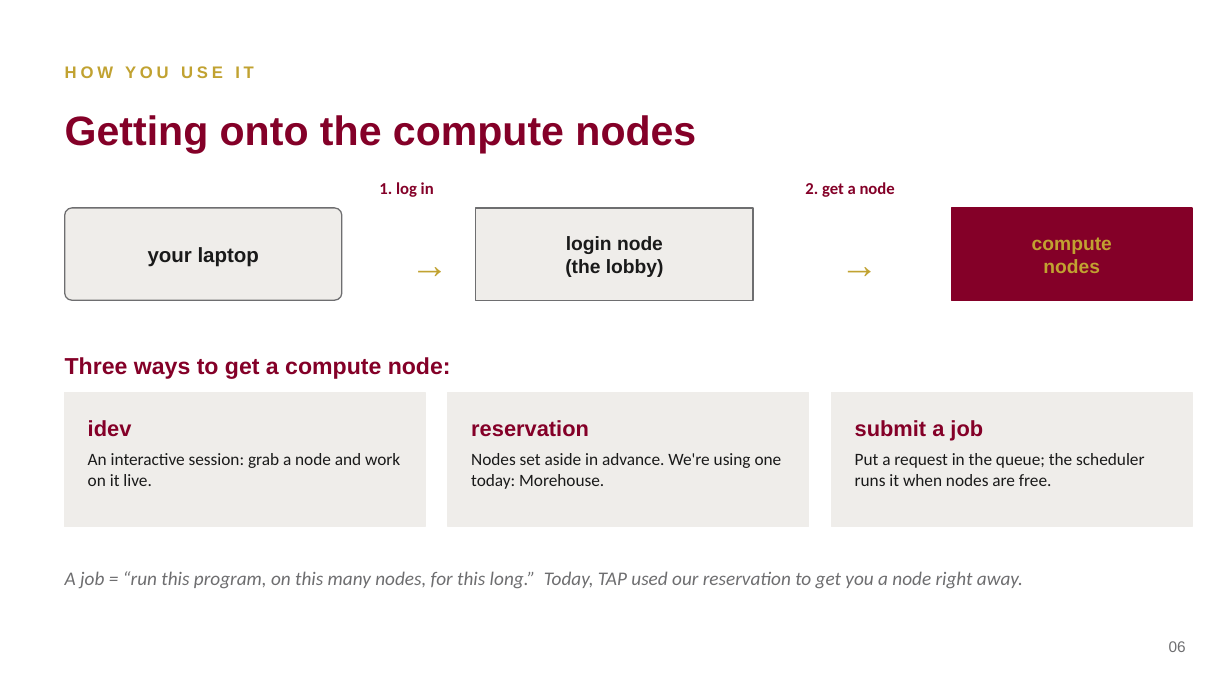
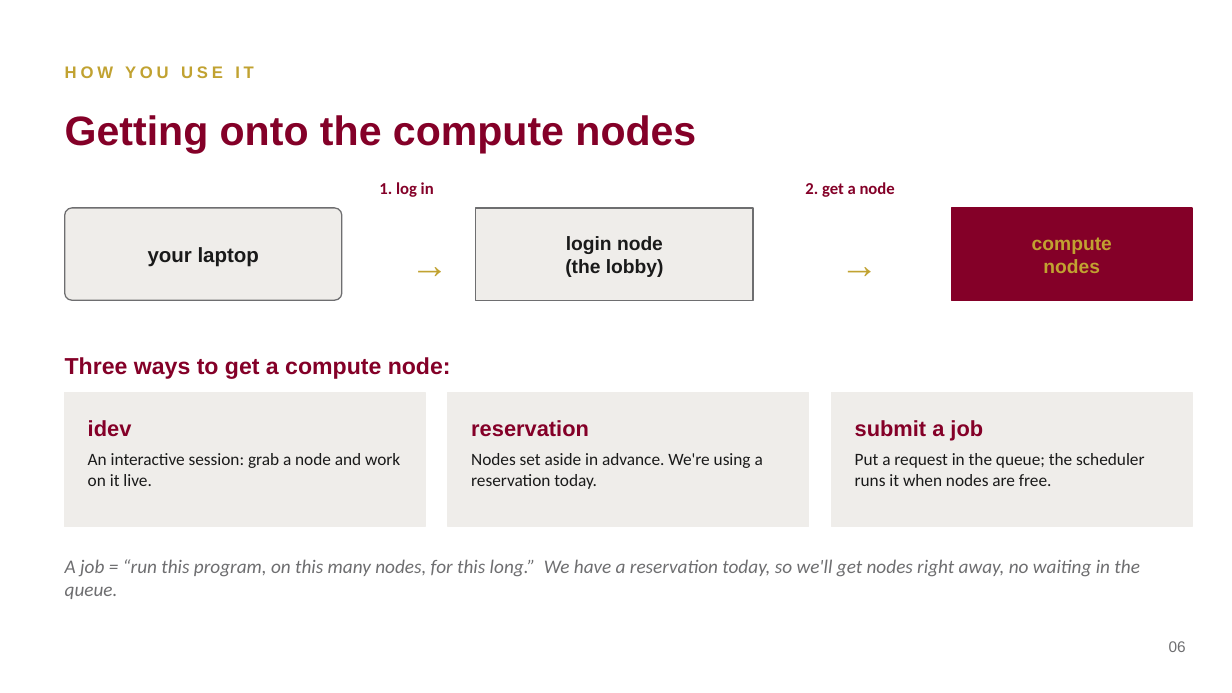
Before and after one commit to ashleyscruse/pfx-hpc, a slide deck: slide 6 of slides/pfx-hpc-slides.pptx. Drawn at 1232x693 pixels with LibreOffice and Linux fonts; fonts in the diff are those of the drawing. Boxes give left, top, right and bottom in pixels: in the first picture for what was removed or moved away, otherwise in the second. Text is boxed around its words. In the diff, an @@ line names an element or a change of style, - is before the commit and + after.

```diff
--- a/slides/pfx-hpc-slides.pptx
+++ b/slides/pfx-hpc-slides.pptx
@@ text at <box>471,453,763,489</box>: text changed @@
-Nodes set aside in advance. We're using one today: Morehouse.
+Nodes set aside in advance. We're using a reservation today.
@@ text at <box>65,559,1139,599</box>: text changed @@
-A job = “run this program, on this many nodes, for this long.” Today, TAP used our reservation to get you a node right away.
+A job = “run this program, on this many nodes, for this long.” We have a reservation today, so we'll get nodes right away, no waiting in the queue.
```
Also in this commit, not shown: 3 other slides changed, 2 slides added, 1 slide removed.
